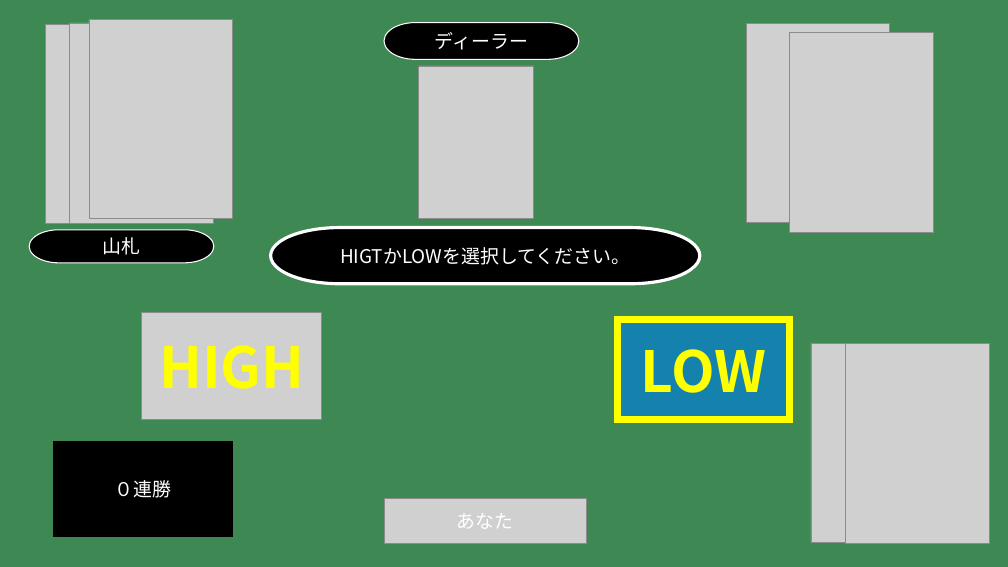
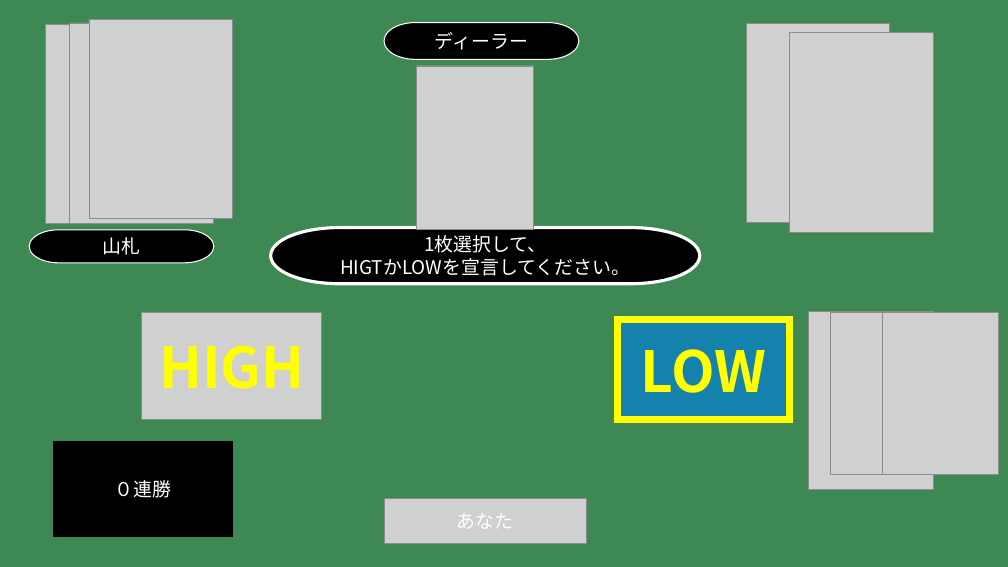
Before and after one commit to t-kobashi09/Highandlow, a slide deck: slide 2 of 設計/画面設計.pptx. Drawn at 1008x567 pixels with LibreOffice and Linux fonts; fonts in the diff are those of the drawing; grey boxes stand for pictures. Boxes give left, top, right and bottom in pixels: in the first picture for what was removed or moved away, otherwise in the second. Text is boxed around its words. In the diff, an @@ line names an element or a change of style, - is before the commit and + after.

```diff
--- a/設計/画面設計.pptx
+++ b/設計/画面設計.pptx
@@ picture resized from (x1=811, y1=344, x2=954, y2=543) to (x1=416, y1=66, x2=533, y2=229) @@
@@ text in pill shape at (x1=340, y1=235, x2=630, y2=276): text changed @@
-HIGTかLOWを選択してください。
+1枚選択して、
+HIGTかLOWを宣言してください。
@@ picture added at (x1=808, y1=312, x2=934, y2=489) @@
@@ picture added at (x1=831, y1=312, x2=949, y2=475) @@
@@ picture added at (x1=882, y1=312, x2=999, y2=475) @@
@@ picture removed at (x1=845, y1=344, x2=990, y2=544) @@
```
Also in this commit, not shown: 3 other slides changed, 1 other file.
